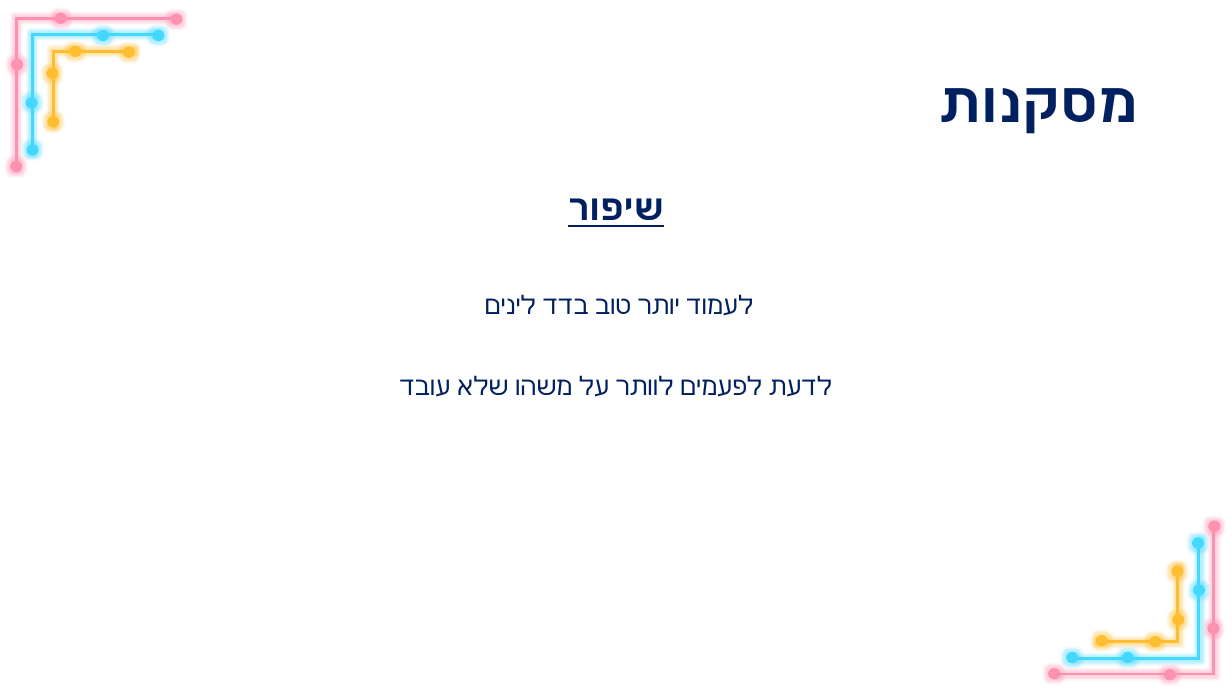
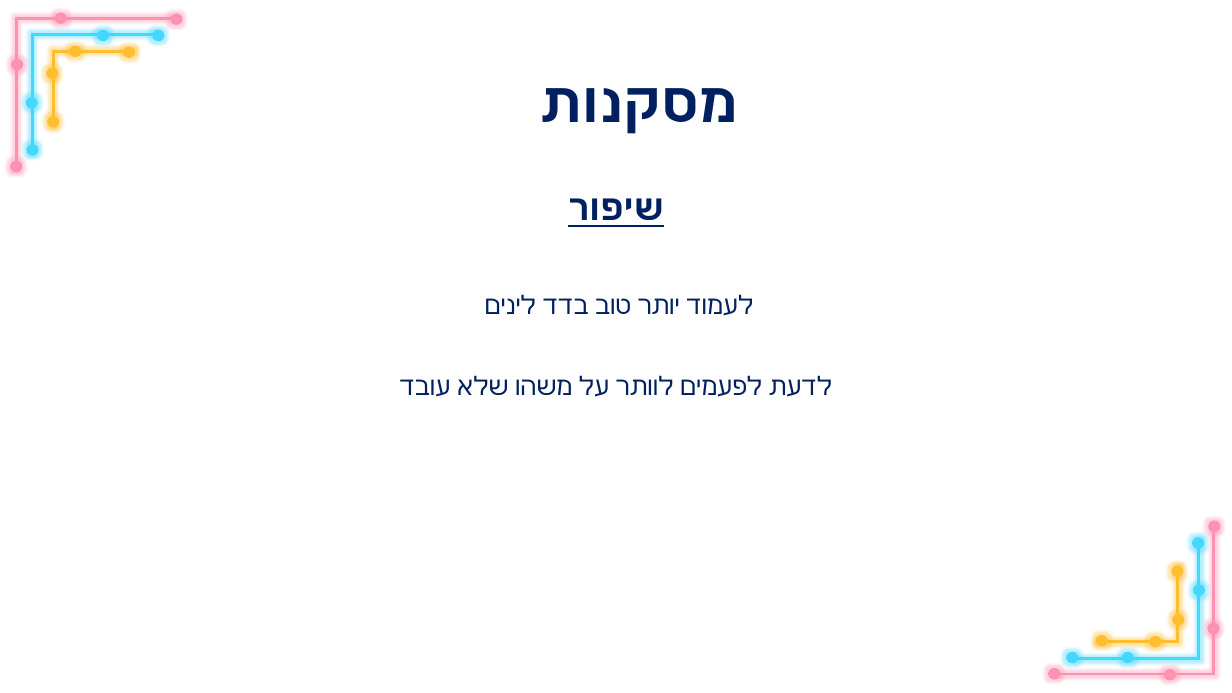
Before and after one commit to LiamForReal/orbit, a slide deck: slide 6 of seconed_iteration.pptx. Drawn at 1232x693 pixels with LibreOffice and Linux fonts; fonts in the diff are those of the drawing; background and template pictures are left out. Boxes give left, top, right and bottom in pixels: in the first picture for what was removed or moved away, otherwise in the second. Text is boxed around its words. In the diff, an @@ line names an element or a change of style, - is before the commit and + after.

```diff
--- a/seconed_iteration.pptx
+++ b/seconed_iteration.pptx
@@ title "מסקנות": place and size @@
-title "מסקנות" at [939,88,1138,134]
+title "מסקנות" at [540,88,739,134]
```
Also in this commit, not shown: 4 other slides changed.
